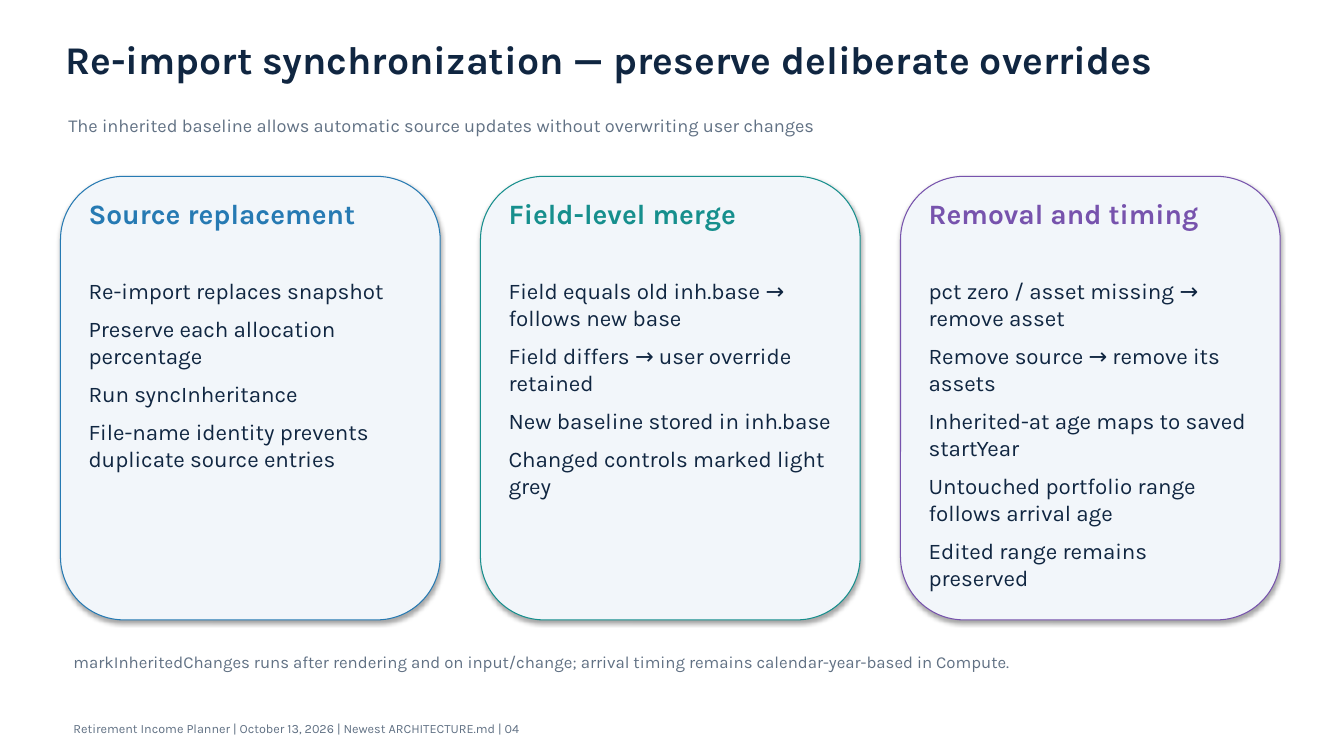
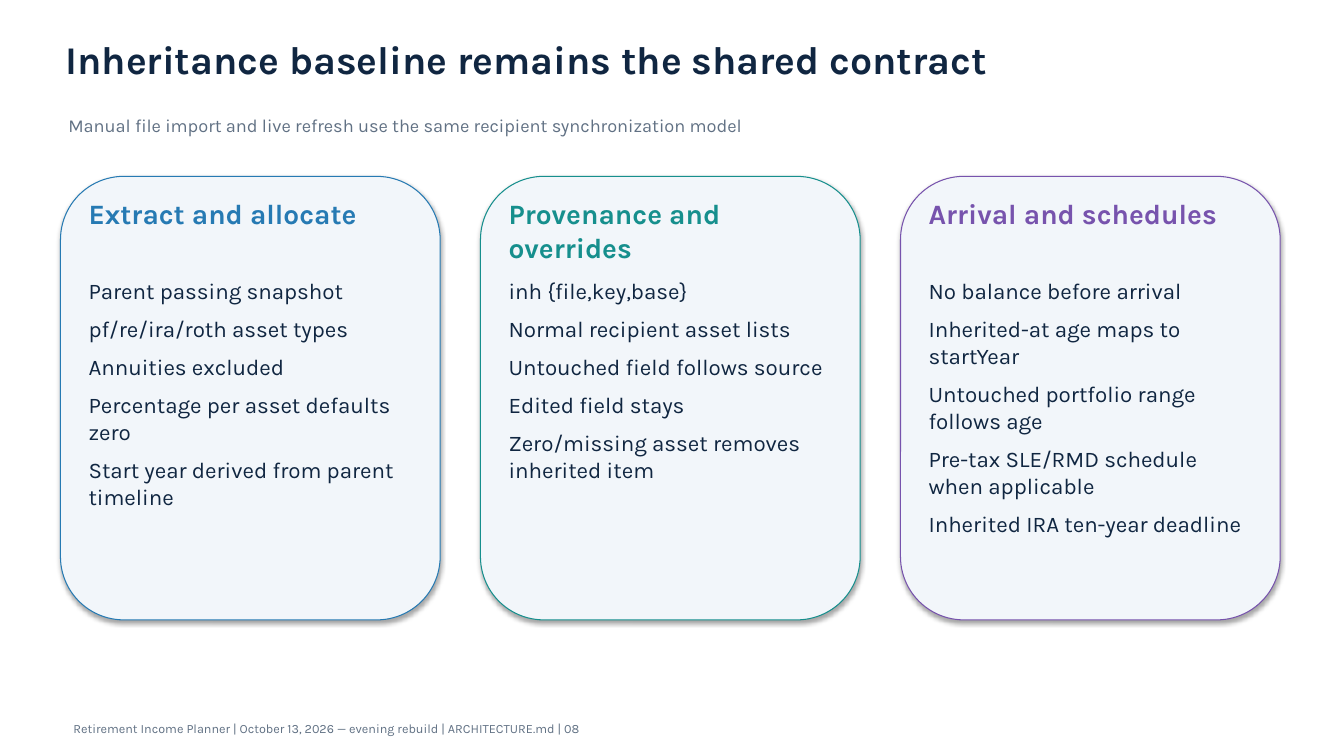
Before and after one commit to howardc64/retirefin, a slide deck: slide 8 of docs/retirement_income_planner_architecture.pptx (slide 4 before the commit). Drawn at 1344x756 pixels with LibreOffice and Linux fonts; fonts in the diff are those of the drawing. Boxes give left, top, right and bottom in pixels: in the first picture for what was removed or moved away, otherwise in the second. Text is boxed around its words. In the diff, an @@ line names an element or a change of style, - is before the commit and + after.

```diff
--- a/docs/retirement_income_planner_architecture.pptx
+++ b/docs/retirement_income_planner_architecture.pptx
@@ text at bbox=[65, 46, 987, 75]: text changed @@
-Re-import synchronization — preserve deliberate overrides
+Inheritance baseline remains the shared contract
@@ text at bbox=[68, 119, 742, 137]: text changed @@
-The inherited baseline allows automatic source updates without overwriting user changes
+Manual file import and live refresh use the same recipient synchronization model
@@ text at bbox=[89, 204, 356, 225]: text changed @@
-Source replacement
+Extract and allocate
@@ text at bbox=[509, 204, 720, 259]: text changed @@
-Field-level merge
+Provenance and overrides
@@ text at bbox=[929, 204, 1217, 225]: text changed @@
-Removal and timing
+Arrival and schedules
@@ text at bbox=[89, 283, 394, 506]: text changed @@
-Re-import replaces snapshot
-Preserve each allocation percentage
-Run syncInheritance
-File-name identity prevents duplicate source entries
+Parent passing snapshot
+pf/re/ira/roth asset types
+Annuities excluded
+Percentage per asset defaults zero
+Start year derived from parent timeline
@@ text at bbox=[509, 282, 823, 479]: text changed @@
-Field equals old inh.base → follows new base
-Field differs → user override retained
-New baseline stored in inh.base
-Changed controls marked light grey
+inh {file,key,base}
+Normal recipient asset lists
+Untouched field follows source
+Edited field stays
+Zero/missing asset removes inherited item
@@ text at bbox=[929, 283, 1241, 538]: text changed @@
-pct zero / asset missing → remove asset
-Remove source → remove its assets
-Inherited-at age maps to saved startYear
-Untouched portfolio range follows arrival age
-Edited range remains preserved
+No balance before arrival
+Inherited-at age maps to startYear
+Untouched portfolio range follows age
+Pre-tax SLE/RMD schedule when applicable
+Inherited IRA ten-year deadline
@@ text removed at bbox=[73, 655, 1009, 672] @@
-markInheritedChanges runs after rendering and on input/change; arrival timing remains calendar-year-based in Compute.
@@ text at bbox=[73, 724, 579, 736]: text changed @@
-Retirement Income Planner | October 13, 2026 | Newest ARCHITECTURE.md | 04
+Retirement Income Planner | October 13, 2026 — evening rebuild | ARCHITECTURE.md | 08
```
Also in this commit, not shown: 7 other slides changed, 7 slides added, 9 slides removed, 10 other files.
